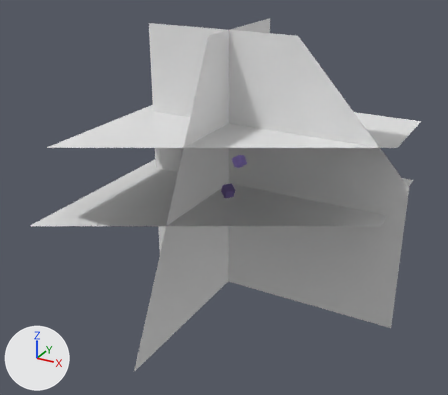
An edit to the Blender file blender file/random_scene_generator_with_depth_map.blend, drawn before and after from the same camera.
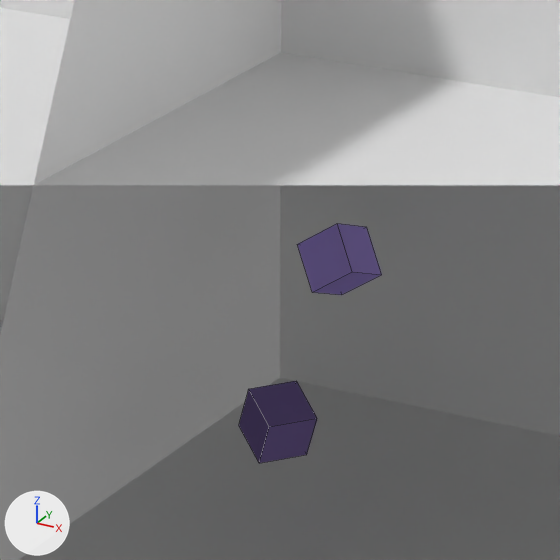
There are two pictures of each version: one whole from a 50 mm lens placed at (59.2, -107.2, 48.7), pointed at (2.3, -3.7, -3.0), one close up on the part from 40% to 62% of the width and 29% to 55% of the height. Every picture has the same lights, and +X, +Y and +Z are marked at lower left. The close-ups show mesh edges as thin lines. Everything nearer to the camera than a plane just in front of the edit is cut away.
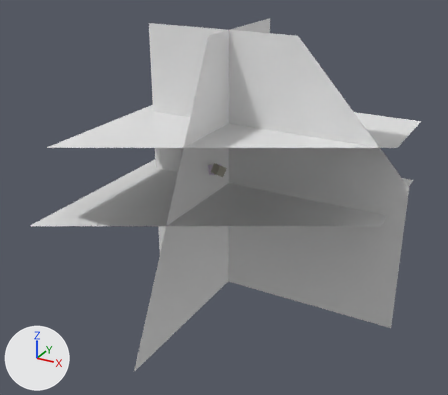
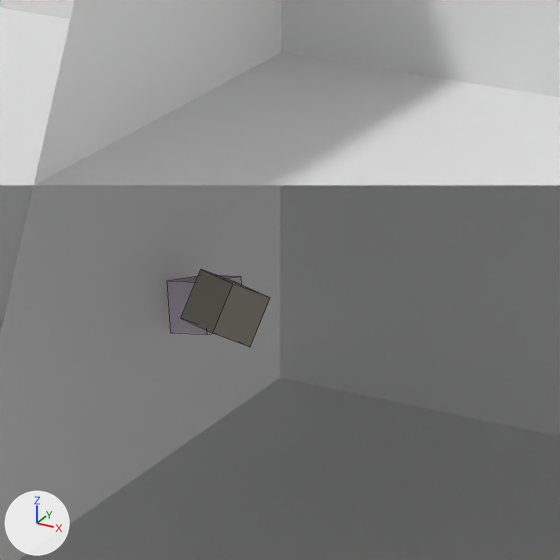
Diff of the bpy script that builds the scene:
```diff
--- a/blender file/random_scene_generator_with_depth_map.blend.py
+++ b/blender file/random_scene_generator_with_depth_map.blend.py
@@ mat_material_001 @@
 mat_material_001 = diffuse_material('Material.001')
-mat_material_001.base_color = (0.481, 0.357, 0.912)  # purple #b8a1f5
+mat_material_001.base_color = (0.817, 0.722, 0.871)  # white #e9ddf0
@@ mat_material @@
 mat_material = diffuse_material('Material')
-mat_material.base_color = (0.232, 0.163, 0.423)  # purple #8470ae
+mat_material.base_color = (0.421, 0.404, 0.337)  # grey #aeaa9d
@@ ob_cube_001 @@
 ob_cube_001 = bpy.data.objects.new('Cube.001', me_cube_001)
-ob_cube_001.location = (2.82, 2.06, 3.19)
-ob_cube_001.rotation_euler = (0.946, 0.343, 1.395)  # degrees (54, 20, 80)
+ob_cube_001.location = (-1.36, -0.99, 1.6)
+ob_cube_001.rotation_euler = (1.344, 0.141, 1.288)  # degrees (77, 8.1, 74)
@@ ob_cube @@
 ob_cube = bpy.data.objects.new('Cube', me_cube)
-ob_cube.location = (3.05, -3.31, -1.54)
-ob_cube.rotation_euler = (0.437, 0.00928, 0.946)  # degrees (25, 0.5, 54)
+ob_cube.location = (0.56, -2.87, 2.44)
+ob_cube.rotation_euler = (1.557, -1.064, 1.173)  # degrees (89, -61, 67)
```

Changed parts and their boxes [x1, y1, x2, y2] in the close-ups (560 x 560 px):
'Cube', recoloured, moved, turned: before [239, 381, 317, 463]; after [181, 269, 270, 347]
'Cube.001', recoloured, moved, turned: before [297, 223, 382, 295]; after [167, 275, 242, 335]
